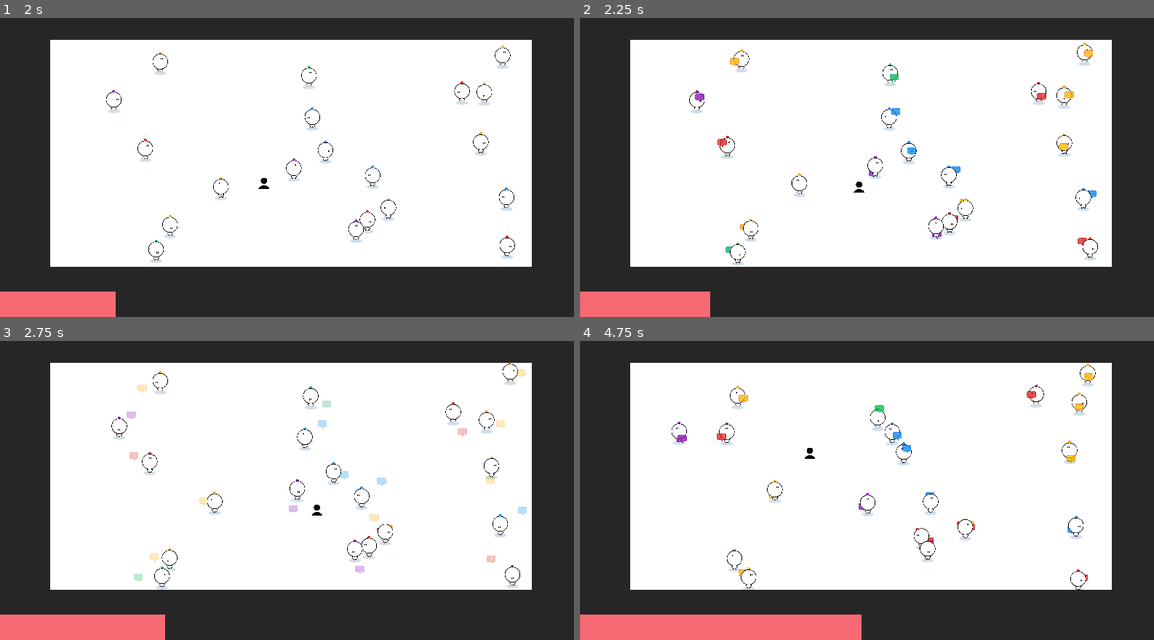
Above: before the commit, frames 1-4 (two rows, left to right).
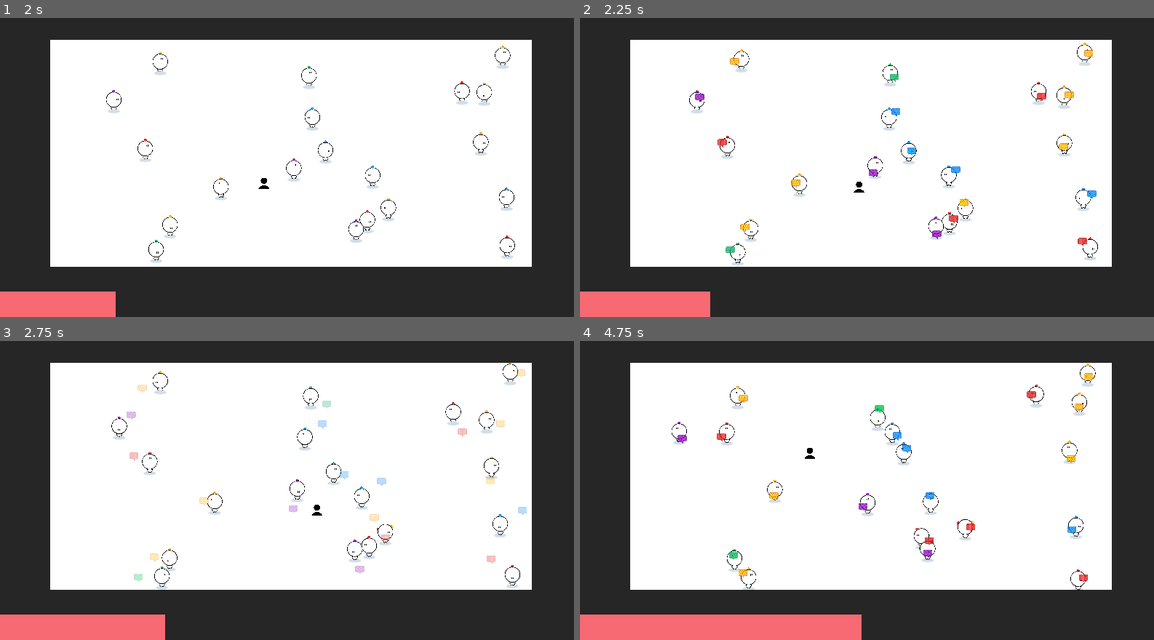
Above: after the commit, the same moments.

Repository: haihala/mankind-knew
Game: Godot game, scene res://world.tscn
Same seed, same stepped clock (60 frames per second), same inputs: the game is played once before the commit and once after it.
Inputs:
- Up to frame 1 (2 s): hold D (move_right) 0.53-1.28 s; hold S (move_down) from 1.28 s (still down)
- Up to frame 2 (2.25 s): release S (move_down) at 2.03 s; hold D (move_right) from 2.03 s (still down)
- Up to frame 3 (2.75 s): keep holding D (move_right)
- Up to frame 4 (4.75 s): release D (move_right) at 2.78 s; hold W (move_up) 2.78-3.53 s; hold A (move_left) from 3.53 s (still down)

Frame 1 is identical in both runs. In frame 2, 0.2% of the frame differs, in the area x 26-90%, y 50-80%; in frame 3, less than 0.1%; in frame 4, 0.3%, in the area x 25-89%, y 50-81%.

Commit message:
Add shader to highlight when an idea hits

Diff:
--- /dev/null
+++ b/godot-project/moving_sphere.gdshader
@@ -0,0 +1,25 @@
+shader_type canvas_item;
+
+uniform vec4 color : source_color;
+uniform float phase: hint_range(0.0, 1.0, 0.1);
+
+const float min_distance = 0.2;
+const float max_distance = 0.8;
+const float radius = 0.1;
+const int ball_count = 8;
+
+void fragment() {
+	vec2 centered = 2.0*(UV - vec2(0.5));
+	float dist = min_distance + phase * (max_distance-min_distance);
+
+	COLOR.a = 0.0;
+	float angle_mul = 2.0*PI/float(ball_count);
+	for (int i = 0; i < ball_count; i++) {
+		float ang = angle_mul * float(i);
+		vec2 ball_pos = dist * vec2(sin(ang), cos(ang));
+		if (length(centered - ball_pos) < radius) {
+			COLOR = color;
+			break;
+		}
+	}
+}
--- a/godot-project/npc.gd
+++ b/godot-project/npc.gd
@@ -25,7 +25,7 @@
 
 func _physics_process(_delta: float) -> void:
 	act_on_decisions()
-	z_index = position.y * 10
+	z_index = int(position.y * 10)
 
 func update_decisions() -> void:
 	prev_direction = next_direction
--- a/godot-project/player.gd
+++ b/godot-project/player.gd
@@ -14,7 +14,7 @@
 
 	$CanvasLayer/ColorRect.scale.x = 1-($ReleaseTimer.time_left / release_interval)
 
-	z_index = position.y * 10
+	z_index = int(position.y * 10)
 	move_and_slide()
 
 func release() -> void:
--- a/godot-project/projectile.gd
+++ b/godot-project/projectile.gd
@@ -6,12 +6,12 @@
 @export var speed: float = 50
 @export var sprites: Array[Texture2D] = []
 @export var sounds: Array[AudioStream] = []
+@export var sparkle_scene: PackedScene
 var belief: NPC.Belief
 var creator: Node
 var touched: Array[Node] = []
 
 # Ammu ajatuskuplan kasvu yli
-# Sparkle kun osuu
 
 func _ready() -> void:
 	$Sprite.texture = sprites[belief]
@@ -35,3 +35,7 @@
 	if body.has_method("influence"):
 		body.influence(belief)
 		touched.push_back(body)
+
+		var sparkle = sparkle_scene.instantiate()
+		sparkle.position = position
+		get_parent().add_child(sparkle)
--- a/godot-project/projectile.tscn
+++ b/godot-project/projectile.tscn
@@ -10,6 +10,7 @@
 [ext_resource type="AudioStream" uid="uid://dcsshv4fuo7na" path="res://bubble-02.ogg" id="8_bqjdg"]
 [ext_resource type="AudioStream" uid="uid://dblmpe3sih1k3" path="res://bubble-03.ogg" id="9_r20ka"]
 [ext_resource type="AudioStream" uid="uid://dvcjwrkkhcvev" path="res://bubble-04.ogg" id="10_e2g1u"]
+[ext_resource type="PackedScene" uid="uid://d14kvscht8r3p" path="res://sparkle.tscn" id="11_s8a6b"]
 
 [sub_resource type="CircleShape2D" id="CircleShape2D_ed0ho"]
 radius = 9.0
@@ -20,12 +21,13 @@
 script = ExtResource("1_31r7s")
 sprites = Array[Texture2D]([ExtResource("2_q5lf2"), ExtResource("3_moa22"), ExtResource("4_gmjl6"), ExtResource("5_6d7un"), ExtResource("6_88bo6")])
 sounds = Array[AudioStream]([ExtResource("7_yguma"), ExtResource("8_bqjdg"), ExtResource("9_r20ka"), ExtResource("10_e2g1u")])
+sparkle_scene = ExtResource("11_s8a6b")
 
 [node name="CollisionShape2D" type="CollisionShape2D" parent="."]
 shape = SubResource("CircleShape2D_ed0ho")
 
 [node name="Sprite" type="Sprite2D" parent="."]
-z_index = 20
+z_index = 4095
 position = Vector2(0, 1.5)
 scale = Vector2(0.08, 0.08)
 texture = ExtResource("4_gmjl6")
--- /dev/null
+++ b/godot-project/sparkle.gd
@@ -0,0 +1,9 @@
+extends Sprite2D
+
+func _ready() -> void:
+	material = material.duplicate()
+
+# Called every frame. 'delta' is the elapsed time since the previous frame.
+func _process(_delta: float) -> void:
+	var phase = 1 - ($DespawnTimer.time_left / $DespawnTimer.wait_time)
+	material.set_shader_parameter("phase", phase)
--- /dev/null
+++ b/godot-project/sparkle.tscn
@@ -0,0 +1,25 @@
+[gd_scene load_steps=5 format=3 uid="uid://d14kvscht8r3p"]
+
+[ext_resource type="Shader" path="res://moving_sphere.gdshader" id="2_0fjta"]
+[ext_resource type="Script" path="res://sparkle.gd" id="2_effhq"]
+
+[sub_resource type="ShaderMaterial" id="ShaderMaterial_cccub"]
+shader = ExtResource("2_0fjta")
+shader_parameter/color = null
+shader_parameter/phase = 1.0
+
+[sub_resource type="CanvasTexture" id="CanvasTexture_bsvwm"]
+
+[node name="Sparkle" type="Sprite2D"]
+z_index = 4096
+material = SubResource("ShaderMaterial_cccub")
+scale = Vector2(30, 30)
+texture = SubResource("CanvasTexture_bsvwm")
+script = ExtResource("2_effhq")
+
+[node name="DespawnTimer" type="Timer" parent="."]
+wait_time = 0.2
+one_shot = true
+autostart = true
+
+[connection signal="timeout" from="DespawnTimer" to="." method="queue_free"]
Not shown: 1 places in godot-project/projectile.tscn that only renumber resources
